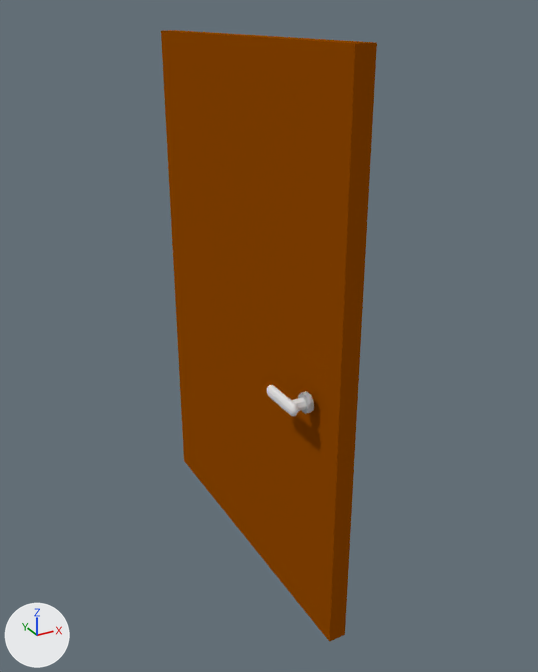
A saved change to the Blender file RAW Files/Level_01/Blender Files/Door.blend.
Both versions are drawn from a 50 mm camera at (-0.897, -1.746, 0.81) aimed at (0.038, -0.047, -0.04). The axes (+X, +Y, +Z) are drawn at lower left. The lights are the same throughout.

The first picture shows 'Door', 'Door Handle'.
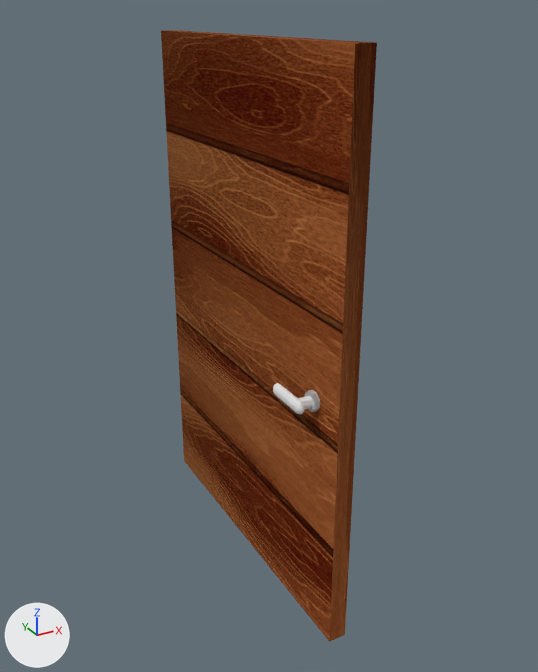
What differs and where, as boxes (x1, y1, x2, y2) in the pictures (538 x 672 px):
'Door', surface changed
    both: (161, 30, 377, 642)
'Door Handle', surface changed, moved
    before: (267, 385, 314, 416)
    after: (273, 383, 320, 414)

The change, as a diff of the scene's bpy script:
```diff
--- a/RAW Files/Level_01/Blender Files/Door.blend.py
+++ b/RAW Files/Level_01/Blender Files/Door.blend.py
@@ img_wooden_floor_png @@
+img_wooden_floor_png = load_image('wooden-floor.png', '../Textures/wooden-floor.png', 1000, 800, 'sRGB')
@@ mat_material_005 @@
 mat_material_005 = diffuse_material('Material.005')
-mat_material_005.base_color = (0.305, 0.0704, 0.0)  # brown #964b00
+mat_material_005.texture = img_wooden_floor_png
@@ me_cube_002 @@
 me_cube_002.from_pydata(...)  # 8 vertices, 6 faces; spans x -1.0..1.0, y -1.0..1.0, z -1.0..1.0
 # used by ob_door; location = (-0.001, 0.0, 0.0); scale = (0.025, 0.501, 0.75)
+# me_cube_002 part 1: texture (UV) coordinates of 6 of 6 faces, centred in x -1.0..1.0, y -1.0..1.0, z -1.0..1.0, changed; they spanned u 0.0..1.0, v 0.0..1.0 and now span u 0.11..0.93, v 0.01..0.98
 me_cube_002.materials.append(mat_material_005)
@@ ob_door_handle @@
 ob_door_handle = bpy.data.objects.new('Door Handle', me_cylinder_001)
-ob_door_handle.location = (-0.051, -0.394, -0.064)
+ob_door_handle.location = (-0.033, -0.394, -0.064)
 ob_door_handle.rotation_euler = (1.571, 0.0, 1.571)  # degrees (90, 0, 90)
```
